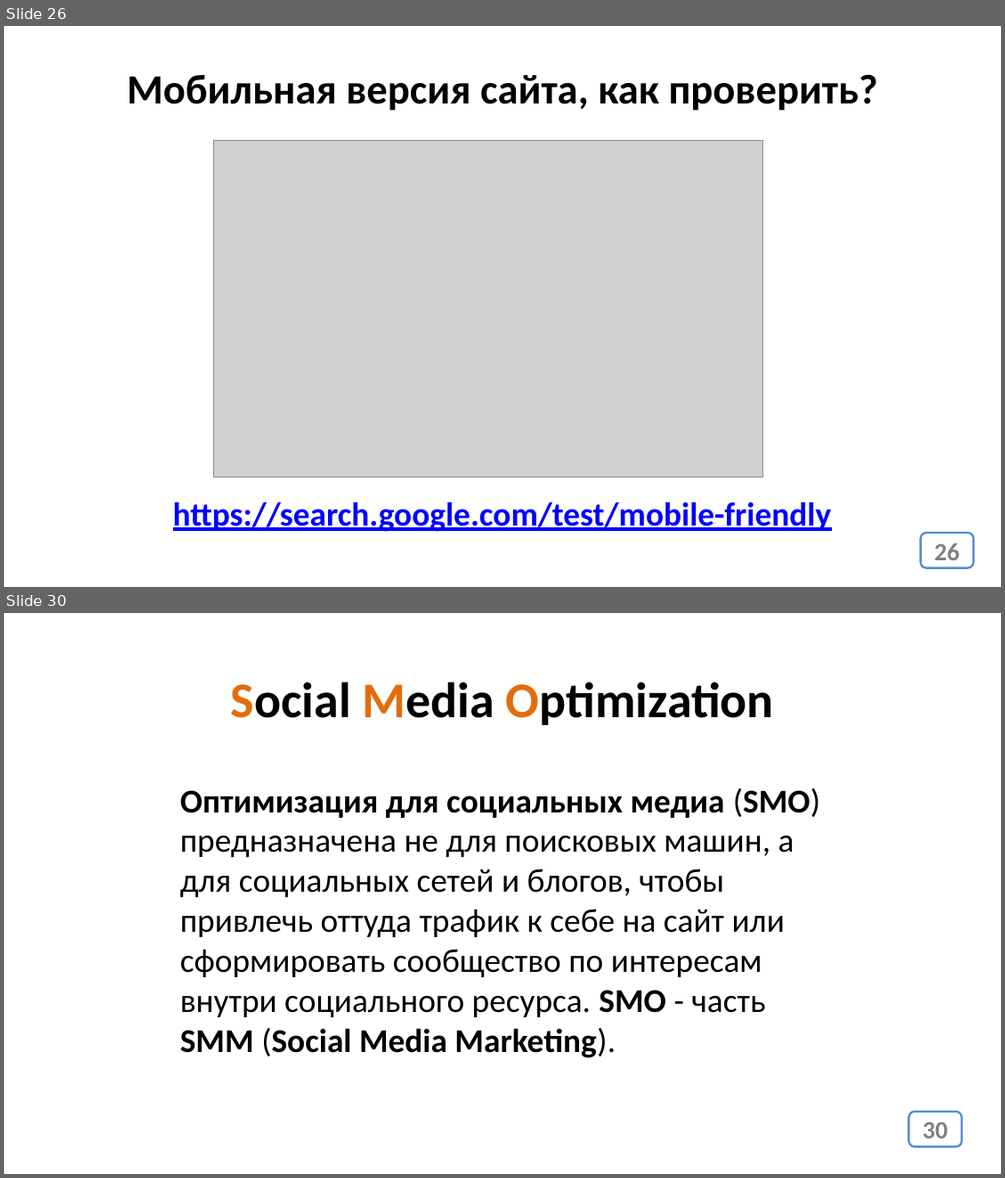
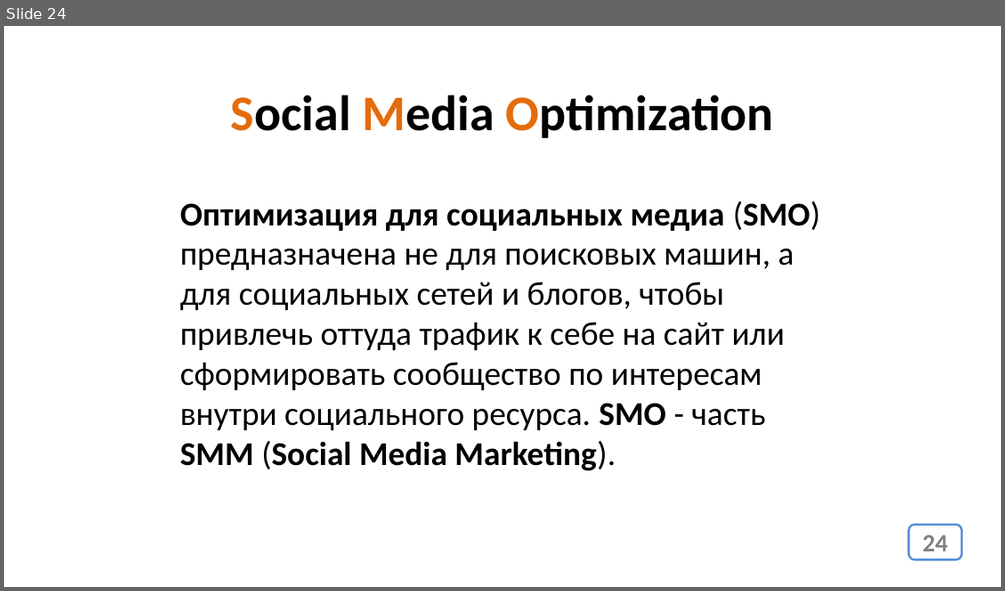
Before and after one commit to web37-ortdnipro/lesson14, a slide deck: lesson14.pptx. Shown one above the other, each under a label of ours: slides 26 and 30 before the commit, slide 24 after it; the slides between them are not shown. The pictures are 1005x1178 and 1005x591 pixels, drawn with LibreOffice and Linux fonts; fonts in the diff are those of the drawing; grey boxes stand for pictures. Boxes give left, top, right and bottom in pixels: in the first picture for what was removed or moved away, otherwise in the second. Text is boxed around its words. In the diff, an @@ line names an element or a change of style, - is before the commit and + after.

```diff
--- a/lesson14.pptx
+++ b/lesson14.pptx
@@ slide 26 removed at (4,26,1001,587), background #FFFFFF @@
@@ text removed at (127,74,878,111) @@
-Мобильная версия сайта, как проверить?
@@ picture removed at (214,141,763,477) @@
@@ text removed at (173,501,832,532) @@
-https://search.google.com/test/mobile-friendly
@@ page number removed at (921,532,974,567) @@
-26
@@ what was slide 30 is now slide 24 @@
@@ page number at (922,534,947,551): text changed @@
-30
+24
```
Also in this commit, not shown: 2 slides changed, 5 other slides removed, 2 other files.
